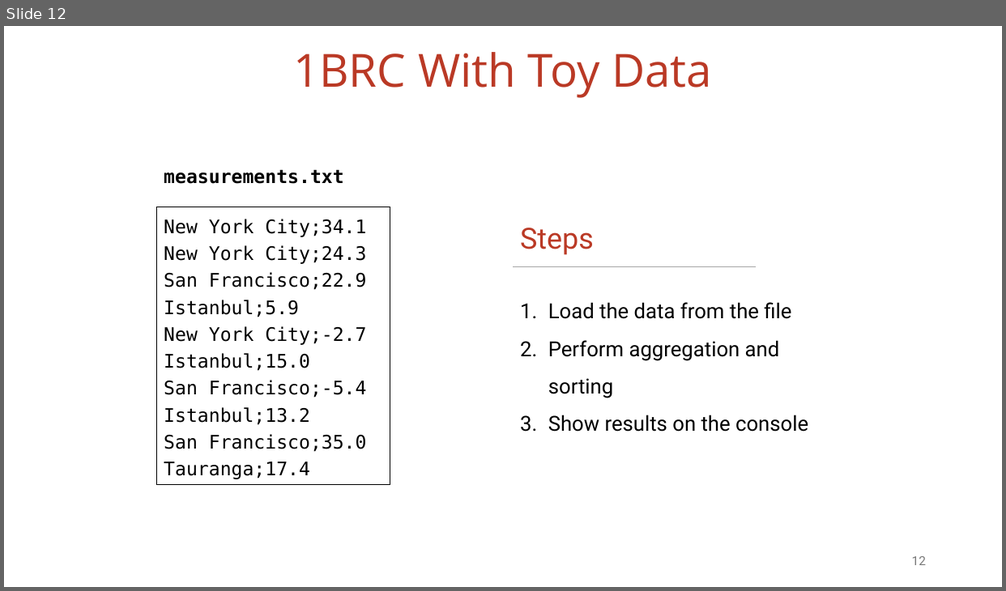
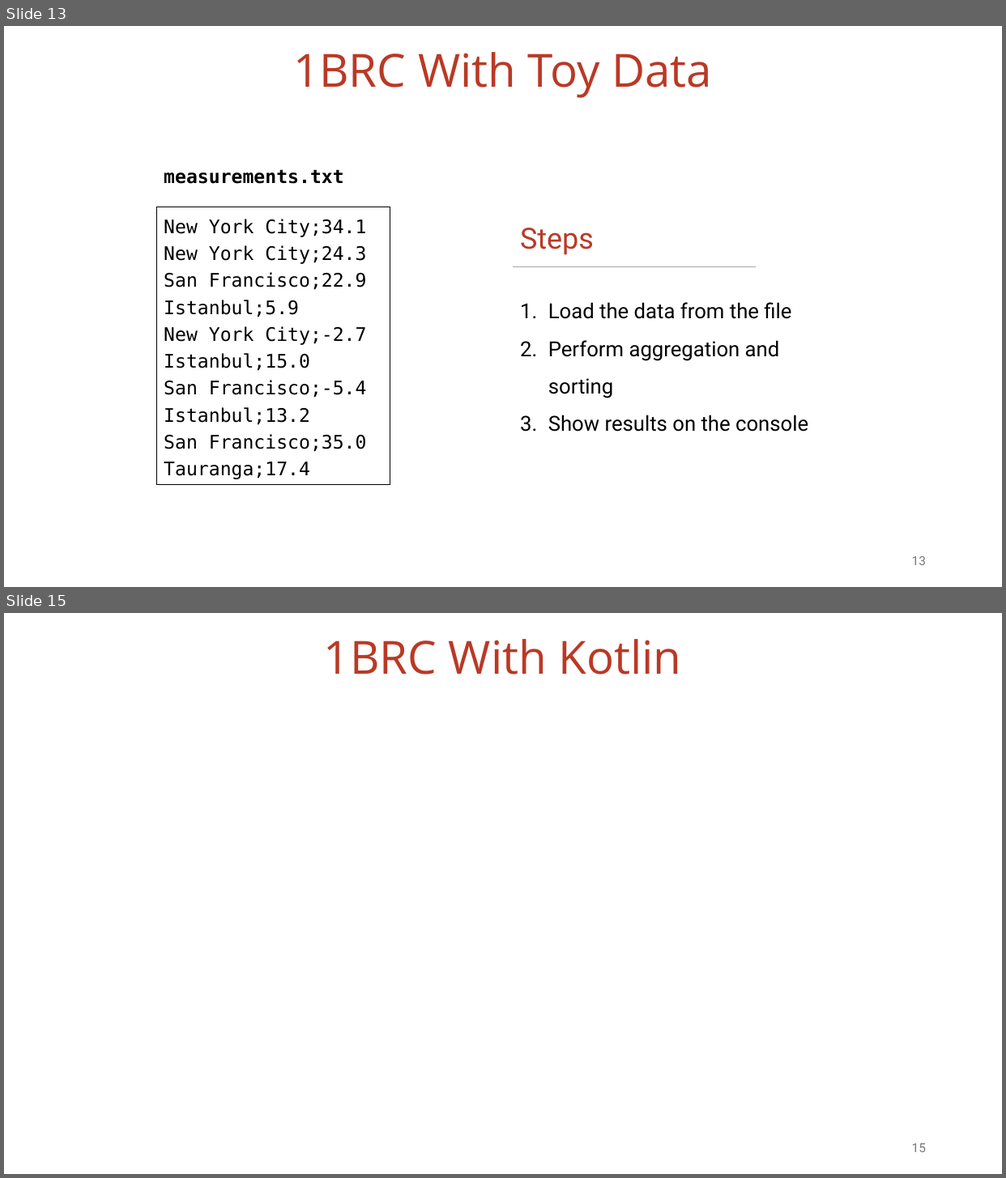
Before and after one commit to vmzakharov/missing-dataframe-talk, a slide deck: presentation/Missing_Dataframe_Long.pptx. Shown one above the other, each under a label of ours: slide 12 before the commit, slides 13 and 15 after it; the slides between them are not shown. The pictures are 1006x591 and 1006x1178 pixels, drawn with LibreOffice and Linux fonts; fonts in the diff are those of the drawing. Boxes give left, top, right and bottom in pixels: in the first picture for what was removed or moved away, otherwise in the second. Text is boxed around its words. In the diff, an @@ line names an element or a change of style, - is before the commit and + after.

```diff
--- a/presentation/Missing_Dataframe_Long.pptx
+++ b/presentation/Missing_Dataframe_Long.pptx
@@ slide 15 added at bbox=[4, 613, 1002, 1174], background #FFFFFF @@
@@ title added at bbox=[324, 639, 681, 675], 44 pt, text #BA3925 @@
+1BRC With Kotlin
@@ page number added at bbox=[912, 1144, 926, 1152], 12 pt, text #797979 @@
+15
@@ what was slide 12 is now slide 13 @@
@@ page number at bbox=[912, 557, 926, 565]: text changed @@
-12
+13
```
Also in this commit, not shown: 3 slides changed, 6 other slides added, 1 other file.
